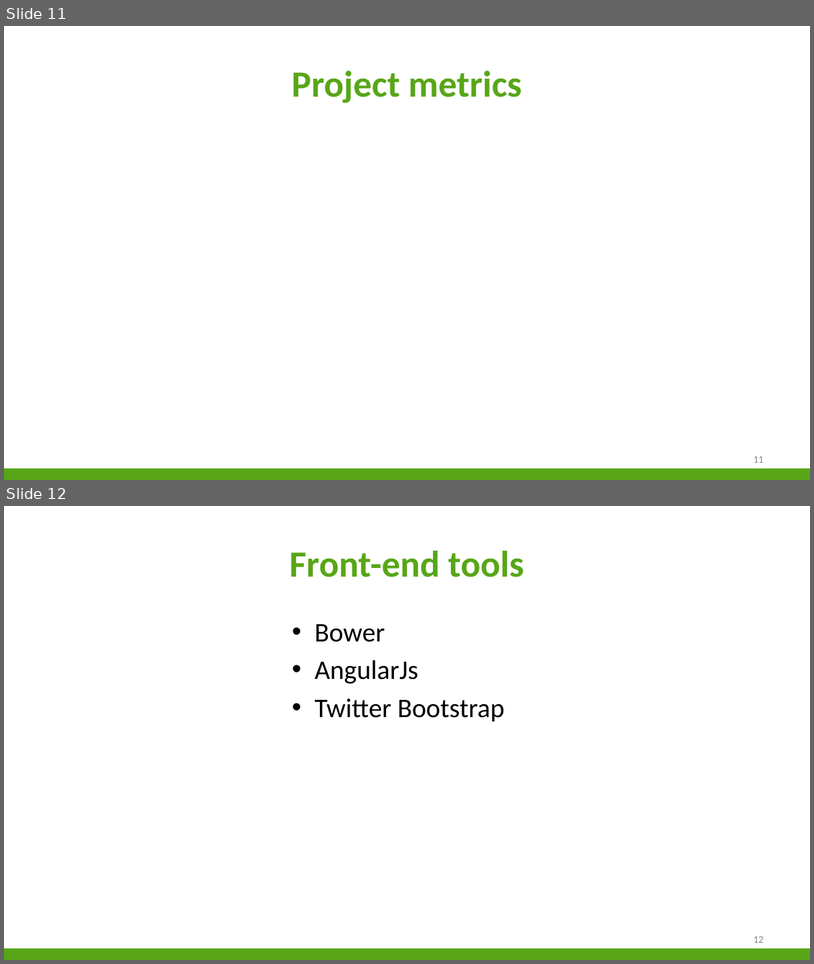
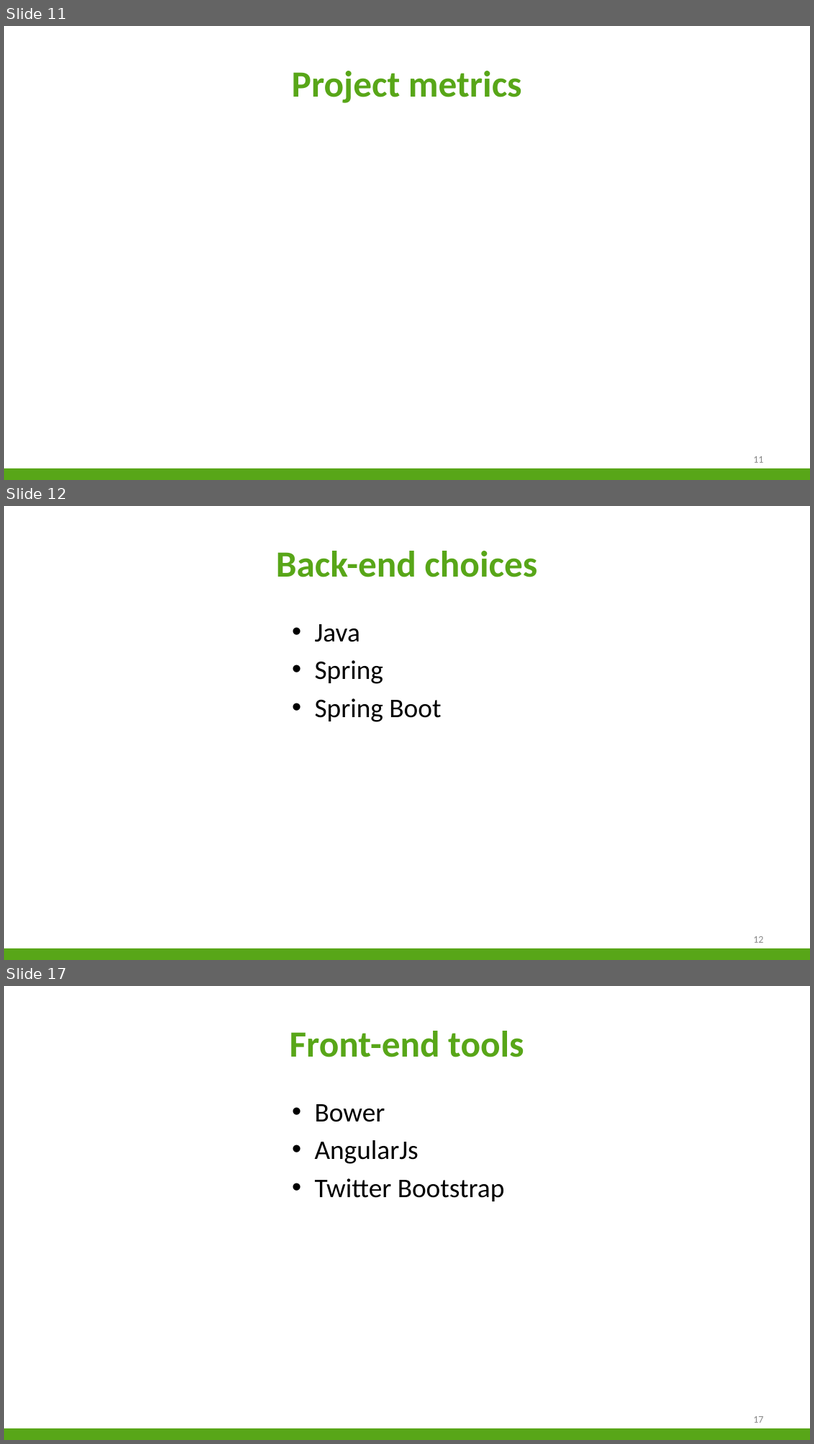
Before and after one commit to niekvandael/iTalent, a slide deck: italent/documents/Presentatie/Presentatie.pptx. Shown one above the other, each under a label of ours: slides 11 and 12 before the commit, slides 11, 12 and 17 after it; the slides between them are not shown. The pictures are 814x964 and 814x1444 pixels, drawn with LibreOffice and Linux fonts; fonts in the diff are those of the drawing; background and template pictures are left out. Boxes give left, top, right and bottom in pixels: in the first picture for what was removed or moved away, otherwise in the second. Text is boxed around its words. In the diff, an @@ line names an element or a change of style, - is before the commit and + after.

```diff
--- a/italent/documents/Presentatie/Presentatie.pptx
+++ b/italent/documents/Presentatie/Presentatie.pptx
@@ slide 12 added at <box>4,506,810,960</box>, background #FFFFFF; not listed: 1 template element that a slide beside it also shows @@
@@ title added at <box>276,551,538,577</box>, 44 pt, text #58A618, bold @@
+Back-end choices
@@ text added at <box>315,624,441,722</box>, 32 pt, text #000000 @@
+• Java
+• Spring
+• Spring Boot
@@ page number added at <box>754,936,764,942</box>, 12 pt, text #898989 @@
+12
@@ what was slide 12 is now slide 17 @@
@@ page number at <box>754,1416,764,1422</box>: text changed @@
-12
+17
```
Also in this commit, not shown: 5 other slides added.
